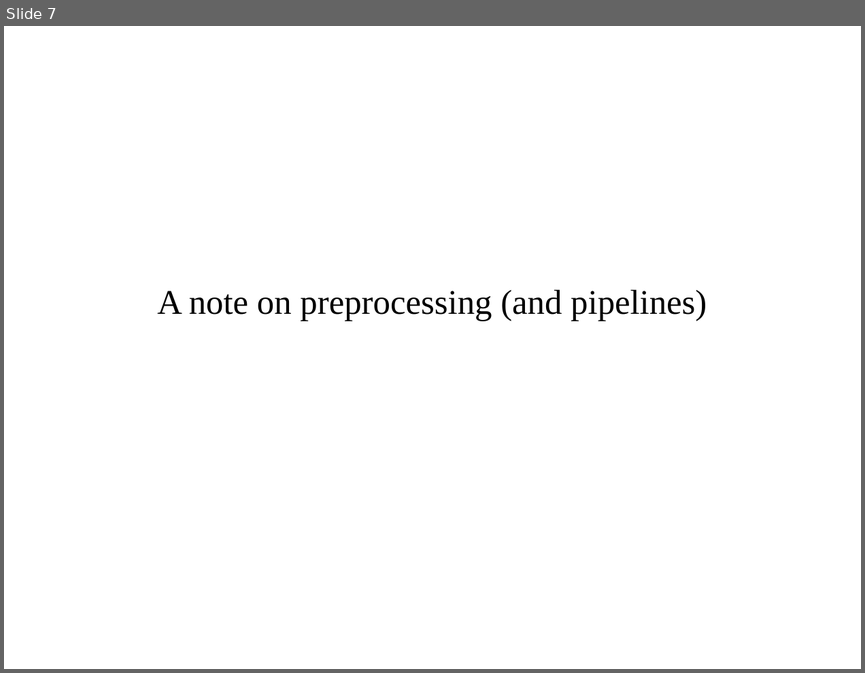
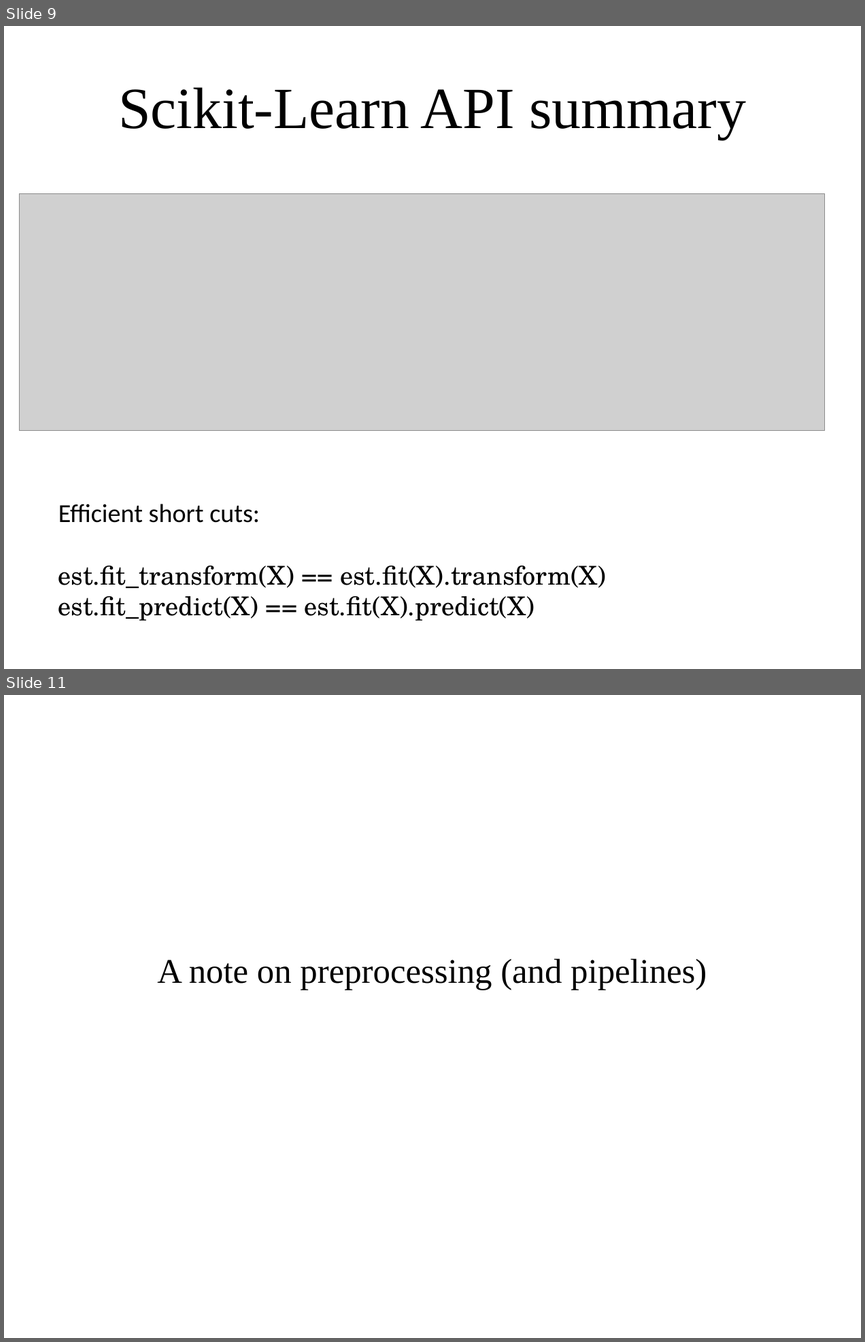
Before and after one commit to amueller/applied_ml_spring_2017, a slide deck: slides/aml-07-020817.odp. Shown one above the other, each under a label of ours: slide 7 before the commit, slides 9 and 11 after it; the slides between them are not shown. The pictures are 865x673 and 865x1342 pixels, drawn with LibreOffice and Linux fonts; fonts in the diff are those of the drawing; grey boxes stand for pictures. Boxes give left, top, right and bottom in pixels: in the first picture for what was removed or moved away, otherwise in the second. Text is boxed around its words. In the diff, an @@ line names an element or a change of style, - is before the commit and + after.

```diff
--- a/slides/aml-07-020817.odp
+++ b/slides/aml-07-020817.odp
@@ slide 9 added at <box>4,26,861,669</box>, background #FFFFFF @@
@@ title added at <box>118,87,746,139</box>, 54 pt, text #000000 @@
+Scikit-Learn API summary
@@ picture added at <box>20,194,825,431</box> @@
@@ text added at <box>58,503,606,620</box>, 24 pt, text #000000 @@
+Efficient short cuts:
+est.fit_transform(X) == est.fit(X).transform(X)
+est.fit_predict(X) == est.fit(X).predict(X)
@@ what was slide 7 is now slide 11 @@
```
Also in this commit, not shown: 1 slide changed, 22 other slides added, 5 slides removed, 1 other file.
